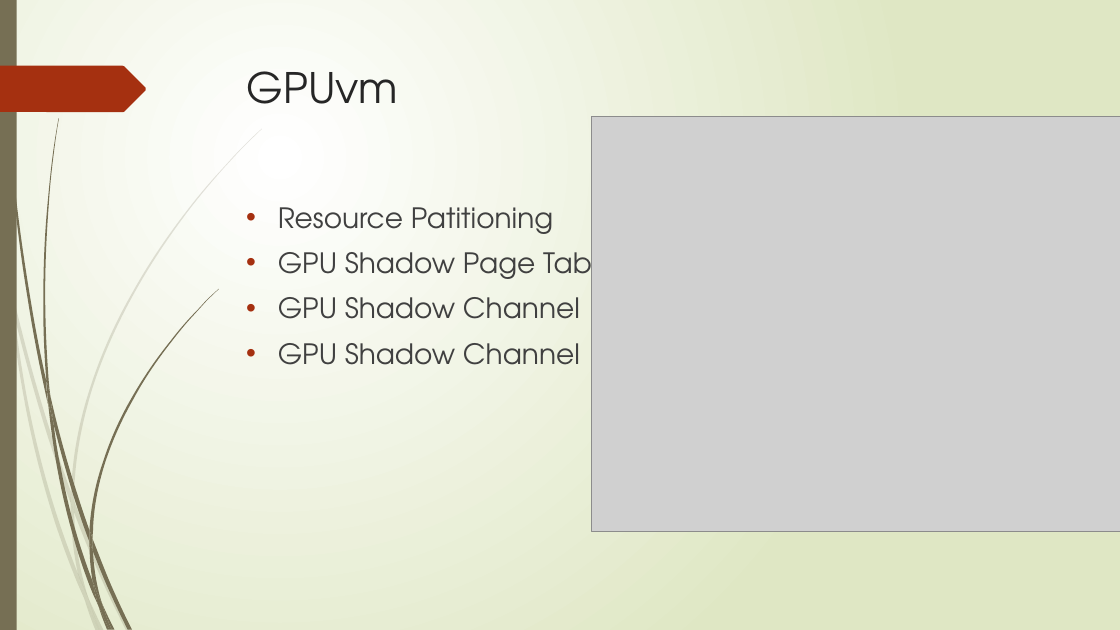
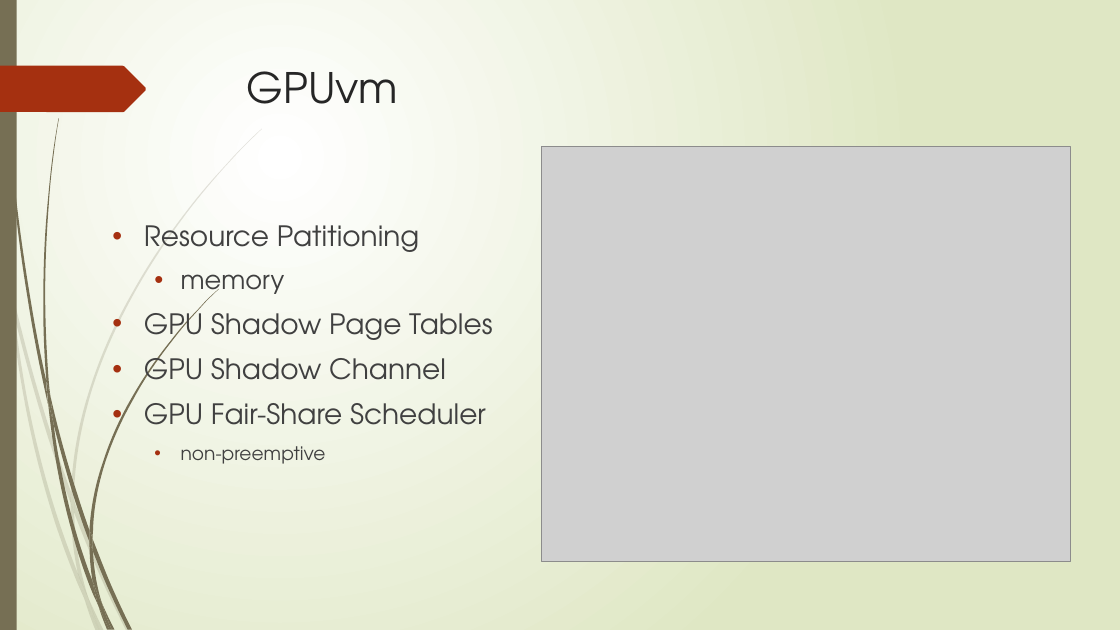
Before and after one commit to GLjun/OS_gaowei, a slide deck: slide 7 of 高伟.pptx. Drawn at 1120x630 pixels with LibreOffice and Linux fonts; fonts in the diff are those of the drawing; grey boxes stand for pictures. Boxes give left, top, right and bottom in pixels: in the first picture for what was removed or moved away, otherwise in the second. Text is boxed around its words. In the diff, an @@ line names an element or a change of style, - is before the commit and + after.

```diff
--- a/高伟.pptx
+++ b/高伟.pptx
@@ picture: place and size @@
-picture at (592, 116, 1120, 531)
+picture at (542, 146, 1070, 561)
@@ text "Resource Patitioning": place and size @@
-text "Resource Patitioning" at (278, 207, 626, 365)
+text "Resource Patitioning" at (144, 225, 492, 464)
@@ text at (181, 274, 285, 301): paragraph added @@
+  • memory
@@ text at (144, 403, 486, 464): text changed @@
-• GPU Shadow Channel
+• GPU Fair-Share Scheduler
+  • non-preemptive
```
Also in this commit, not shown: 4 other slides changed, 1 slide removed, 3 other files.
